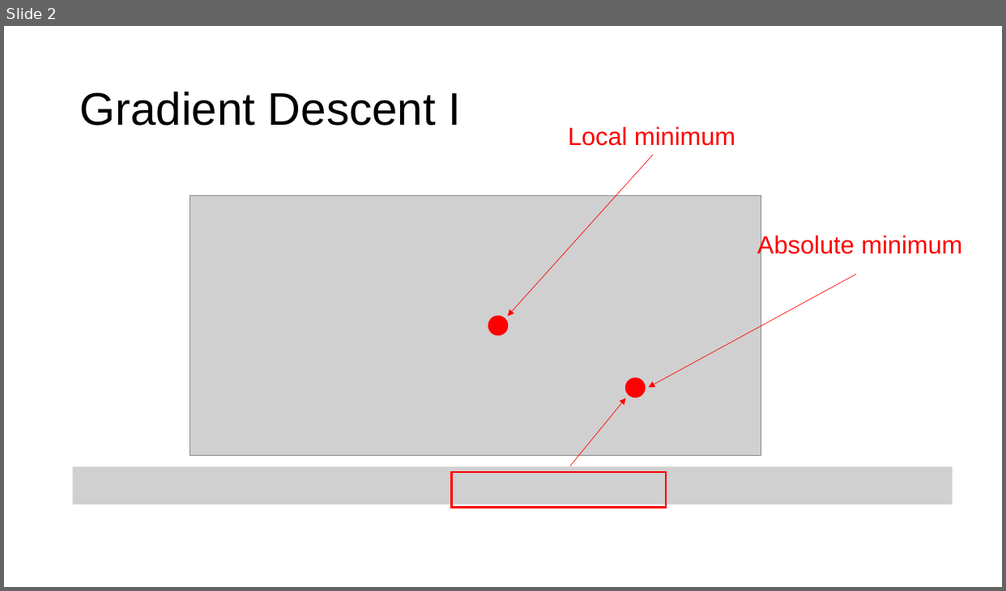
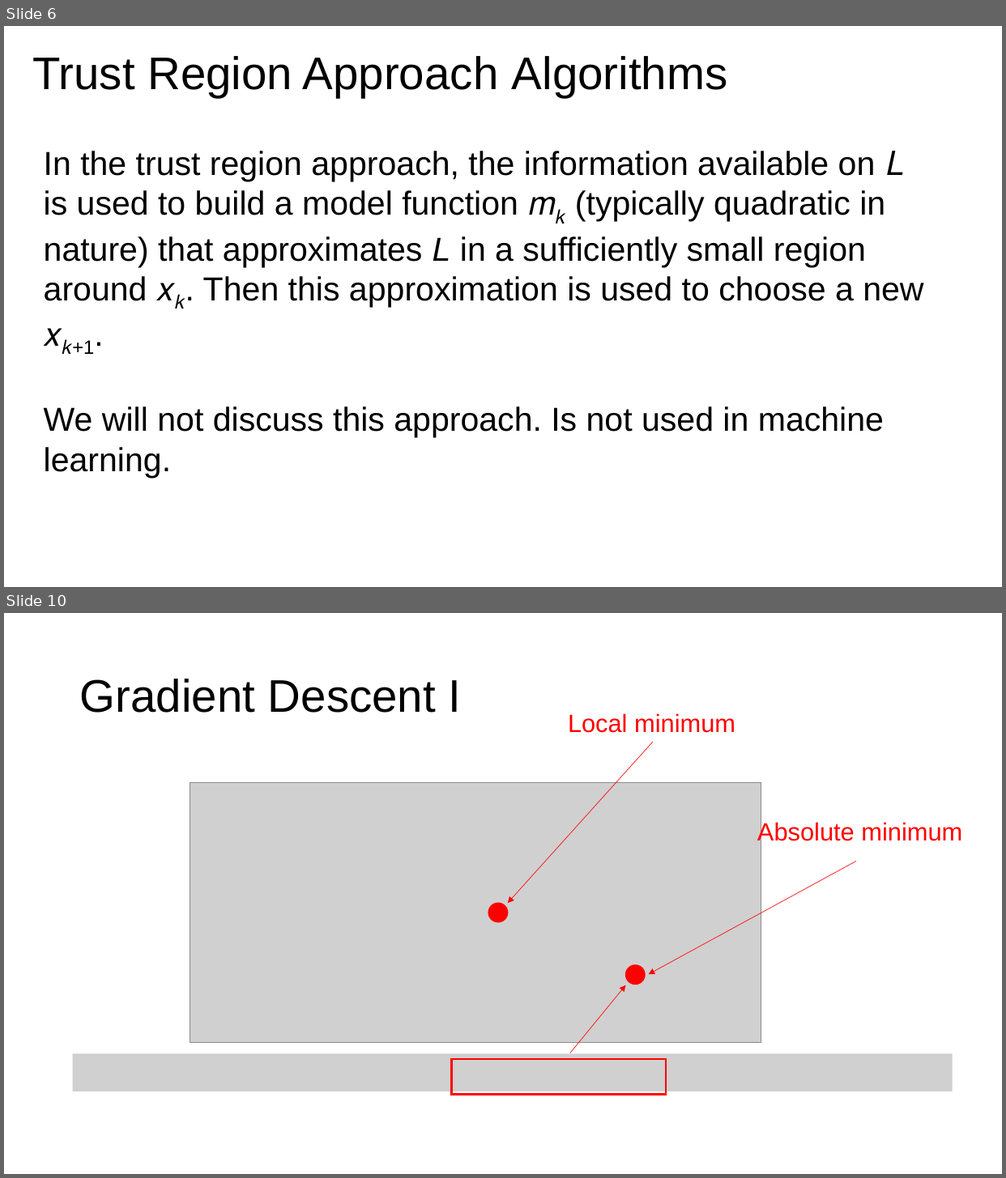
Before and after one commit to toelt-llc/MACHINE-LEARNING-SCHOOL-INAF, a slide deck: DAY1/02 - Calculus and Gradient Descent/Gradient Descent Part I.pptx. Shown one above the other, each under a label of ours: slide 2 before the commit, slides 6 and 10 after it; the slides between them are not shown. The pictures are 1006x591 and 1006x1178 pixels, drawn with LibreOffice and Linux fonts; fonts in the diff are those of the drawing; grey boxes stand for pictures. Boxes give left, top, right and bottom in pixels: in the first picture for what was removed or moved away, otherwise in the second. Text is boxed around its words. In the diff, an @@ line names an element or a change of style, - is before the commit and + after.

Commit message:
Updating hands-on with more information about methods.

```diff
--- a/DAY1/02 - Calculus and Gradient Descent/Gradient Descent Part I.pptx
+++ b/DAY1/02 - Calculus and Gradient Descent/Gradient Descent Part I.pptx
@@ slide 6 added at <box>4,26,1002,587</box>, background #FFFFFF @@
@@ title added at <box>32,56,728,97</box>, 44 pt, text #000000 @@
+Trust Region Approach Algorithms
@@ text added at <box>44,151,923,478</box>, 32 pt, text #000000 @@
+In the trust region approach, the information available on 𝐿 is used to build a model function 𝑚𝑘 (typically quadratic in nature) that approximates L in a sufficiently small region around 𝑥𝑘. Then this approximation is used to choose a new 𝑥𝑘+1.
+We will not discuss this approach. Is not used in machine learning.
@@ what was slide 2 is now slide 10 @@
```
Also in this commit, not shown: 9 other slides added, 1 slide removed, 3 other files.
